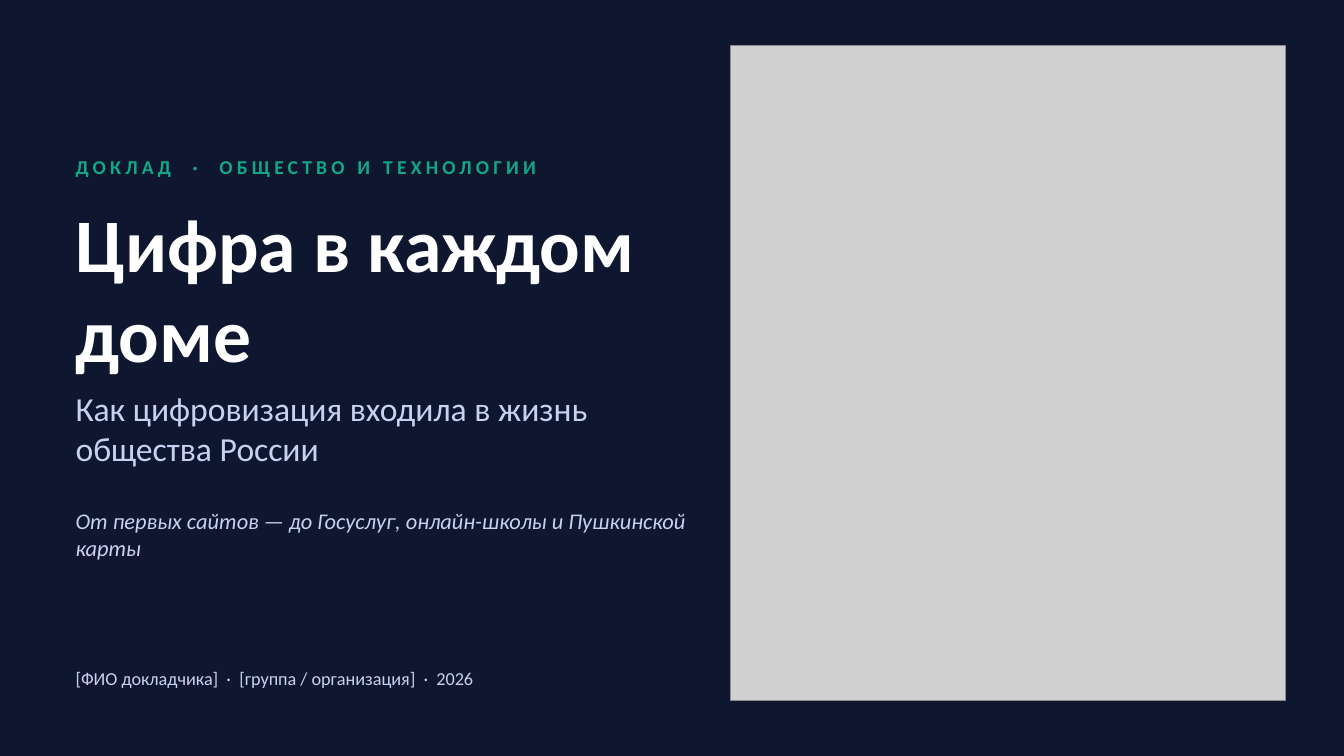
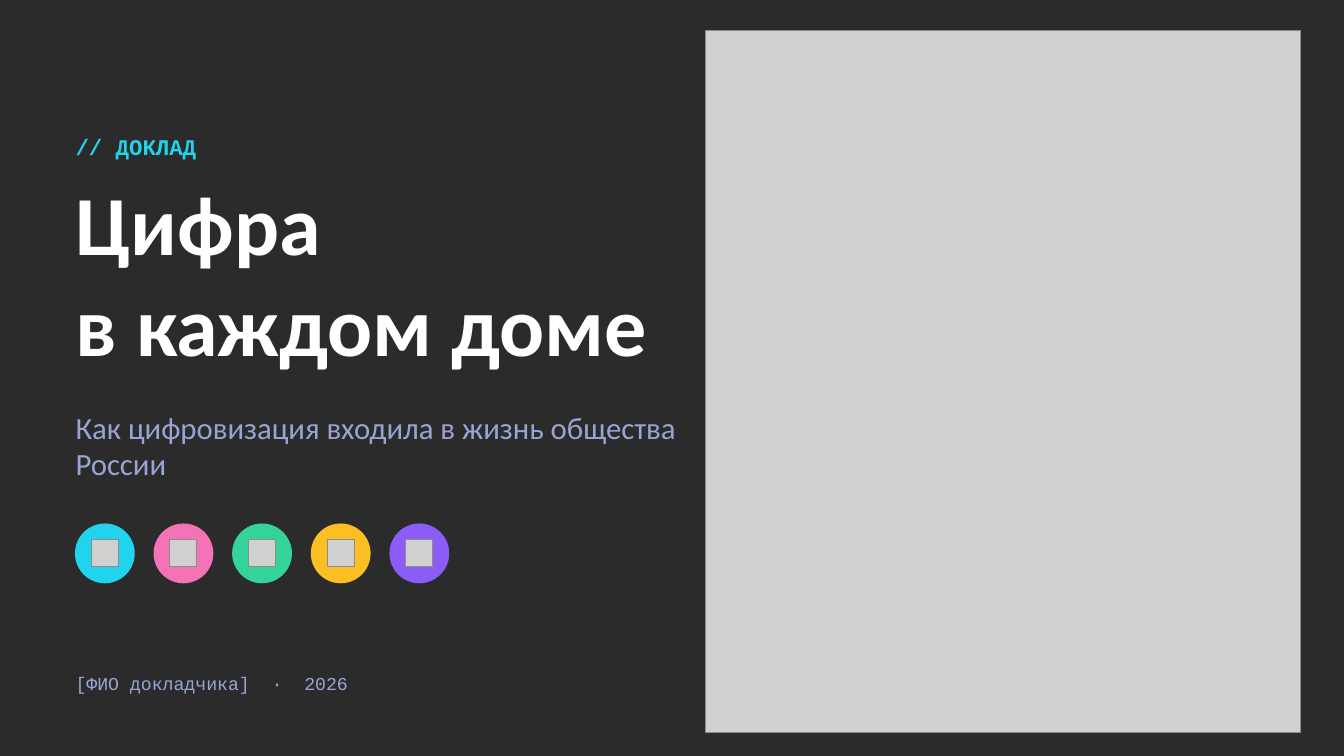
Before and after one commit to pwrnr4cts8-collab/musor, a slide deck: slide 1 of cifrovizaciya/Цифровизация_общества_РФ.pptx. Drawn at 1344x756 pixels with LibreOffice and Linux fonts; fonts in the diff are those of the drawing; grey boxes stand for pictures; background and template pictures are left out; a plain dark background stands for a picture behind light text. Boxes give left, top, right and bottom in pixels: in the first picture for what was removed or moved away, otherwise in the second. Text is boxed around its words. In the diff, an @@ line names an element or a change of style, - is before the commit and + after.

```diff
--- a/cifrovizaciya/Цифровизация_общества_РФ.pptx
+++ b/cifrovizaciya/Цифровизация_общества_РФ.pptx
@@ background #0E1630 to picture (left out) @@
@@ picture: place and size @@
-picture at [731, 45, 1286, 701]
+picture at [706, 30, 1301, 733]
@@ text at [116, 140, 196, 160]: text changed; size 14 to 16 pt; font Calibri to Courier New; text colour #12A886 to #22D3EE @@
-ДОКЛАД · ОБЩЕСТВО И ТЕХНОЛОГИИ
+// ДОКЛАД
@@ text at [76, 197, 647, 370]: text changed; size 54 to 60 pt @@
-Цифра в каждом доме
+Цифра
+в каждом доме
@@ text "Как цифровизация входила в жизнь ...": place and size @@
-text "Как цифровизация входила в жизнь ..." at [76, 398, 587, 467]
+text "Как цифровизация входила в жизнь ..." at [76, 418, 676, 475]
@@ text "Как цифровизация входила в жизнь ..." at [76, 418, 676, 475]: size 24 to 22 pt, text colour #C9D1F0 to #9AA4D4 @@
@@ text removed at [76, 514, 685, 560] @@
-От первых сайтов — до Госуслуг, онлайн-школы и Пушкинской карты
@@ ellipse added at [76, 524, 134, 583], fill #22D3EE, outline #22D3EE 1 pt @@
@@ ellipse added at [154, 524, 213, 583], fill #F472B6, outline #F472B6 1 pt @@
@@ ellipse added at [233, 524, 291, 583], fill #34D399, outline #34D399 1 pt @@
@@ ellipse added at [312, 524, 370, 583], fill #FBBF24, outline #FBBF24 1 pt @@
@@ ellipse added at [390, 524, 449, 583], fill #8B5CF6, outline #8B5CF6 1 pt @@
@@ picture added at [92, 540, 119, 568] @@
@@ picture added at [170, 540, 198, 568] @@
@@ picture added at [249, 540, 276, 568] @@
@@ picture added at [328, 540, 355, 568] @@
@@ picture added at [406, 540, 434, 568] @@
@@ text at [76, 677, 348, 694]: text changed; font Calibri to Courier New; text colour #C9D1F0 to #9AA4D4 @@
-[ФИО докладчика] · [группа / организация] · 2026
+[ФИО докладчика] · 2026
```
Also in this commit, not shown: 3 other slides changed, 6 slides added, 6 slides removed, 2 other files.
